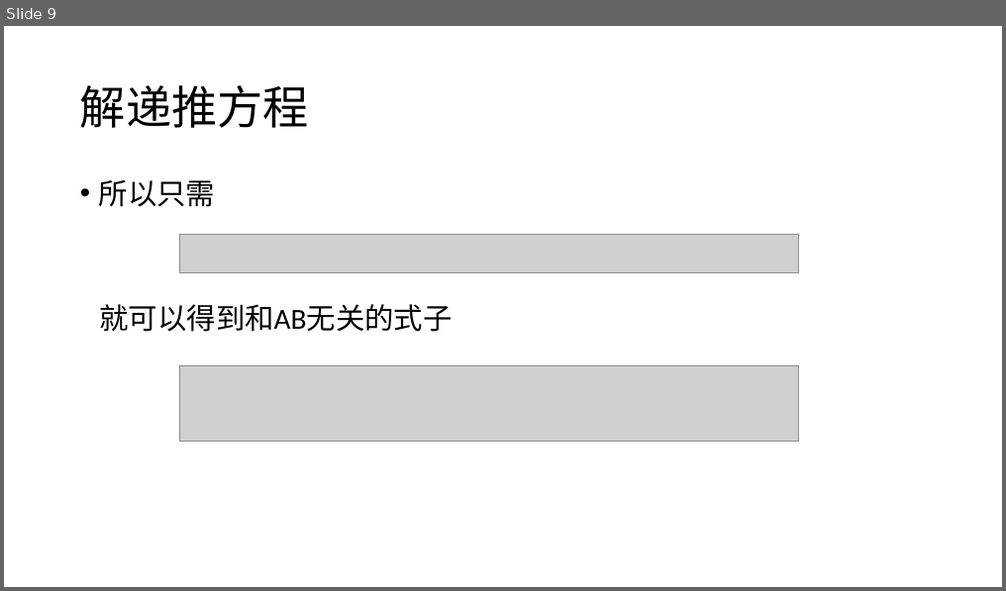
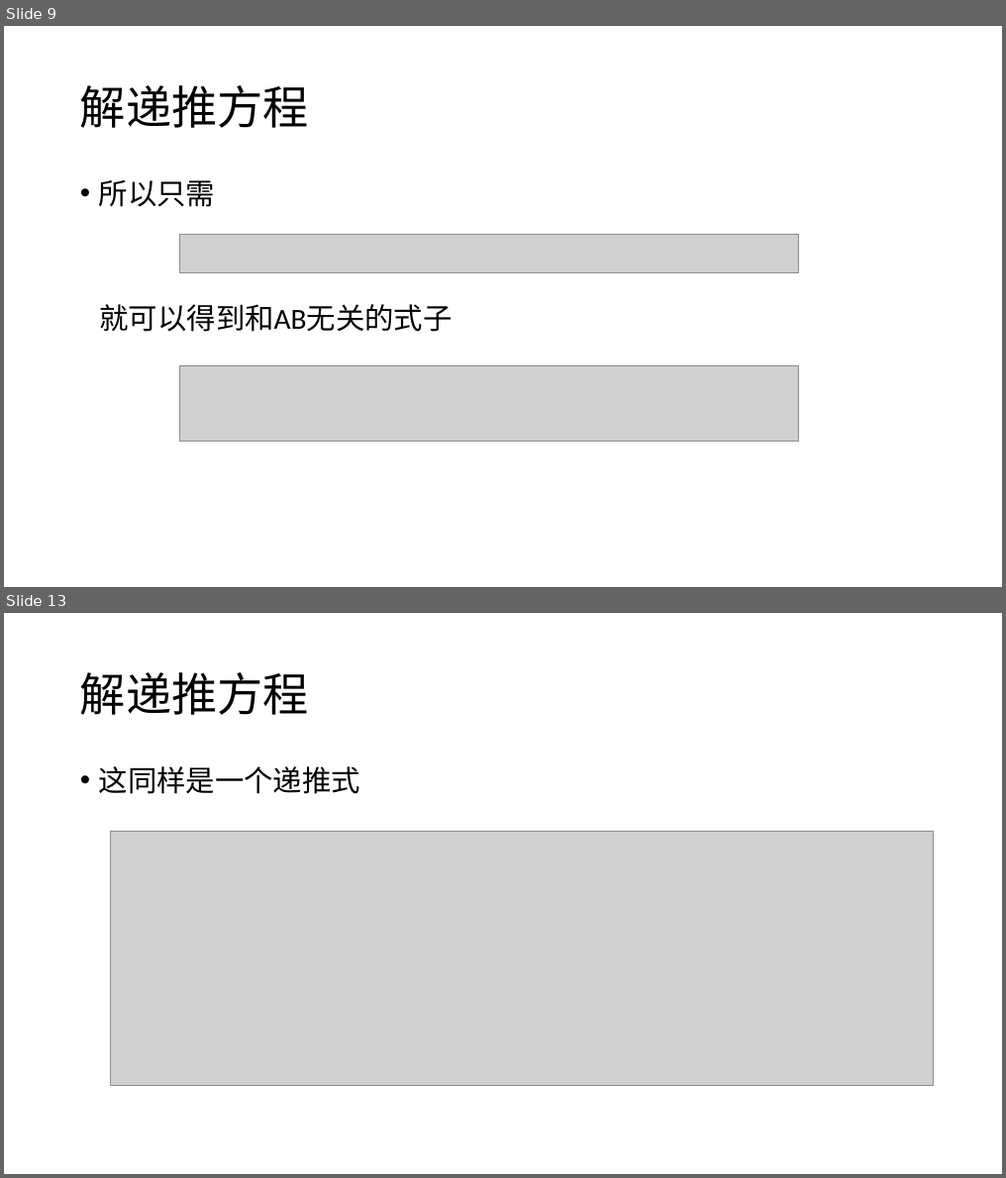
Before and after one commit to DanDoge/course_pku, a slide deck: Algorithm Design and Analysis/seminar/pre/paper/Mathematical-03.pptx. Shown one above the other, each under a label of ours: slide 9 before the commit, slides 9 and 13 after it; the slides between them are not shown. The pictures are 1006x591 and 1006x1178 pixels, drawn with LibreOffice and Linux fonts; fonts in the diff are those of the drawing; grey boxes stand for pictures. Boxes give left, top, right and bottom in pixels: in the first picture for what was removed or moved away, otherwise in the second. Text is boxed around its words. In the diff, an @@ line names an element or a change of style, - is before the commit and + after.

```diff
--- a/Algorithm Design and Analysis/seminar/pre/paper/Mathematical-03.pptx
+++ b/Algorithm Design and Analysis/seminar/pre/paper/Mathematical-03.pptx
@@ slide 13 added at (4,613,1002,1174), background #FFFFFF @@
@@ title added at (80,672,309,715), 44 pt, text #000000 @@
+解递推方程
@@ text added at (99,766,360,794), 28 pt, text #000000 @@
+• 这同样是一个递推式
@@ picture added at (110,831,934,1085) @@
```
Also in this commit, not shown: 2 slides changed, 9 other slides added, 20 other files.
